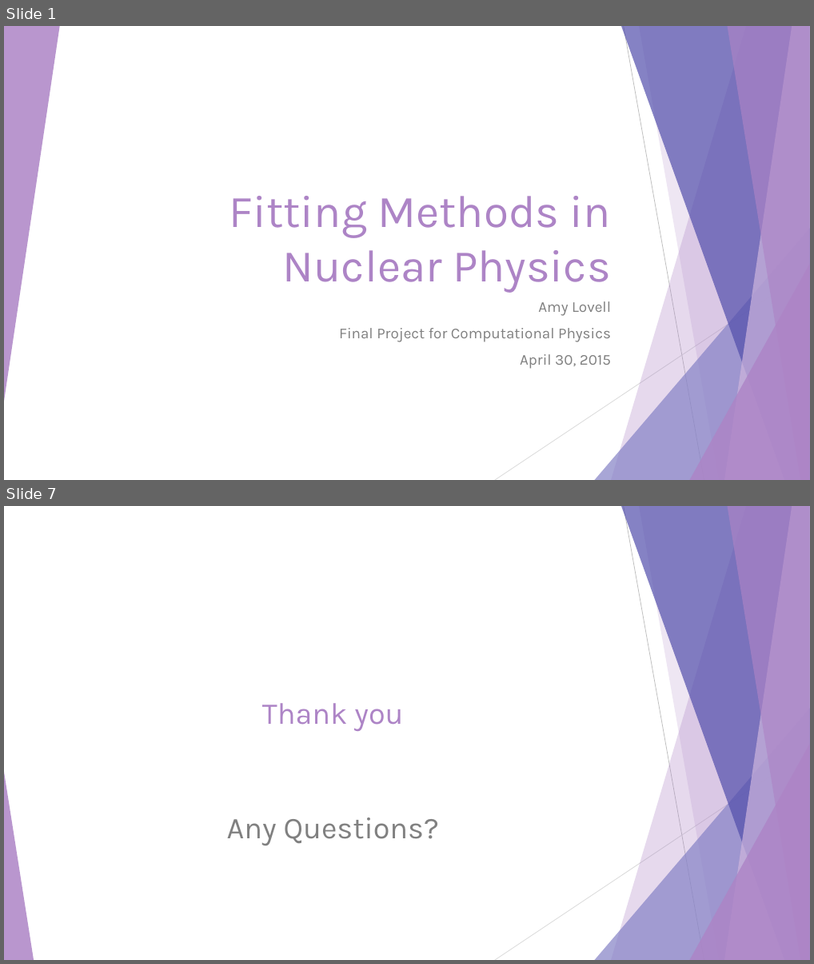
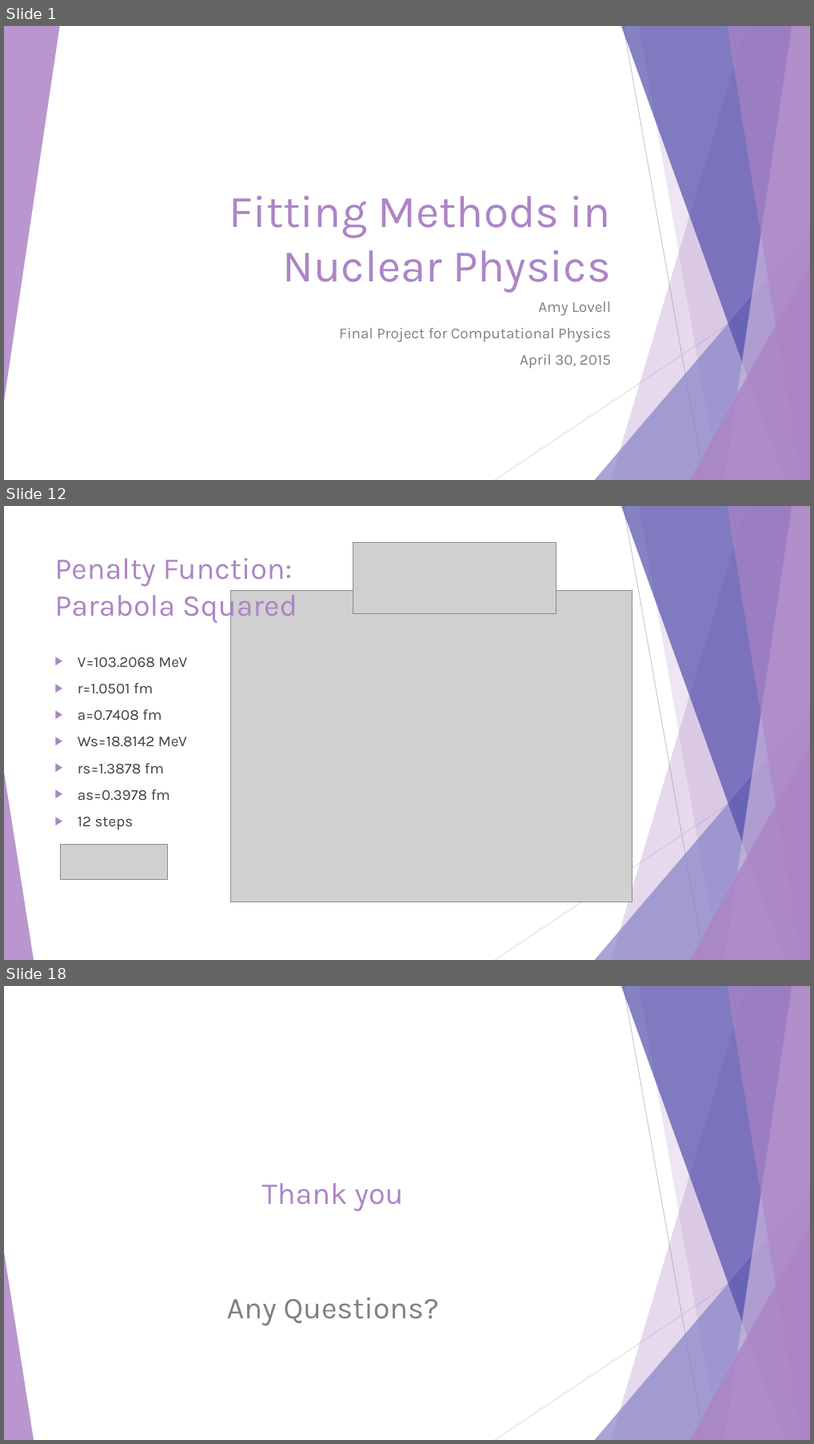
Before and after one commit to alovell/Minimization, a slide deck: Fitting Methods.pptx. Shown one above the other, each under a label of ours: slides 1 and 7 before the commit, slides 1, 12 and 18 after it; the slides between them are not shown. The pictures are 814x964 and 814x1444 pixels, drawn with LibreOffice and Linux fonts; fonts in the diff are those of the drawing; grey boxes stand for pictures. Boxes give left, top, right and bottom in pixels: in the first picture for what was removed or moved away, otherwise in the second. Text is boxed around its words. In the diff, an @@ line names an element or a change of style, - is before the commit and + after.

```diff
--- a/Fitting Methods.pptx
+++ b/Fitting Methods.pptx
@@ slide 12 added at (4, 506, 810, 960), background #FFFFFF; not listed: 10 template elements that a slide beside it also shows @@
@@ picture added at (353, 542, 556, 614) @@
@@ title added at (55, 558, 298, 623), 36 pt, text #AD84C6 @@
+Penalty Function:
+Parabola Squared
@@ picture added at (231, 591, 633, 902) @@
@@ text added at (78, 657, 187, 830), 18 pt, text #404040 @@
+▶ V=103.2068 MeV
+▶ r=1.0501 fm
+▶ a=0.7408 fm
+▶ Ws=18.8142 MeV
+▶ rs=1.3878 fm
+▶ as=0.3978 fm
+▶ 12 steps
@@ picture added at (61, 844, 168, 879) @@
@@ what was slide 7 is now slide 18 @@
```
Also in this commit, not shown: 1 slide changed, 14 other slides added, 4 slides removed.
